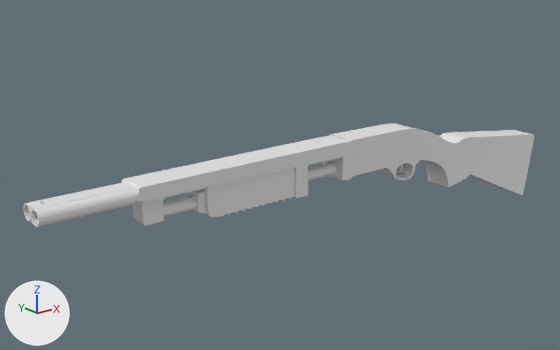
The Blender file Graphics/Models/_BLEND/Weapons/Shotgun.blend: old version first, new version second.
Camera for both pictures: a 50 mm lens placed at (-7.33, -7.57, 3.04), pointed at (-0.63, 0.8, -0.31). Arrows for +X, +Y and +Z are at lower left; the lights stay in place.
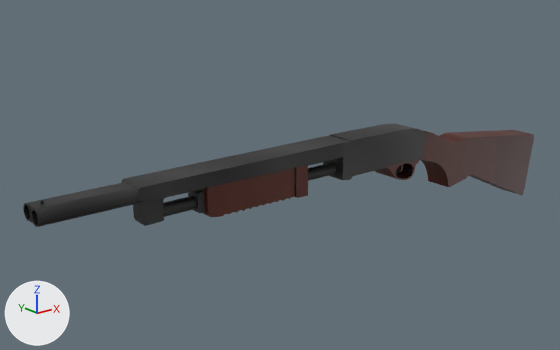
Changed parts and their boxes (x1, y1, x2, y2) in the pictures (560 x 350 px):
```json
{"object": "Cube", "change": "recoloured", "before": [23, 124, 534, 227], "after": [23, 124, 534, 227]}
```

The change, as JSON lines over the scene's bpy script:
```json
{"op": "add", "block": "img_shotgun_png_013", "code": ["img_shotgun_png_013 = load_image('Shotgun.png.013', '../../../Textures/Shotgun.png', 1024, 1024, 'sRGB')"]}
{"op": "add", "block": "mat_shotgun_png_013", "code": ["mat_shotgun_png_013 = principled_material('Shotgun.png.013')", "mat_shotgun_png_013.texture = img_shotgun_png_013"]}
{"block": "me_cube_001", "where": "me_cube_001.from_pydata(...)  # 918 vertices, 543 faces; spans x -4.53..4.46, y 0.0..0.43, z -1.45..0.28"}
{"op": "add", "block": "me_cube_001", "code": "me_cube_001.materials.append(mat_shotgun_png_013)  # picture img_shotgun_png_013"}
```
